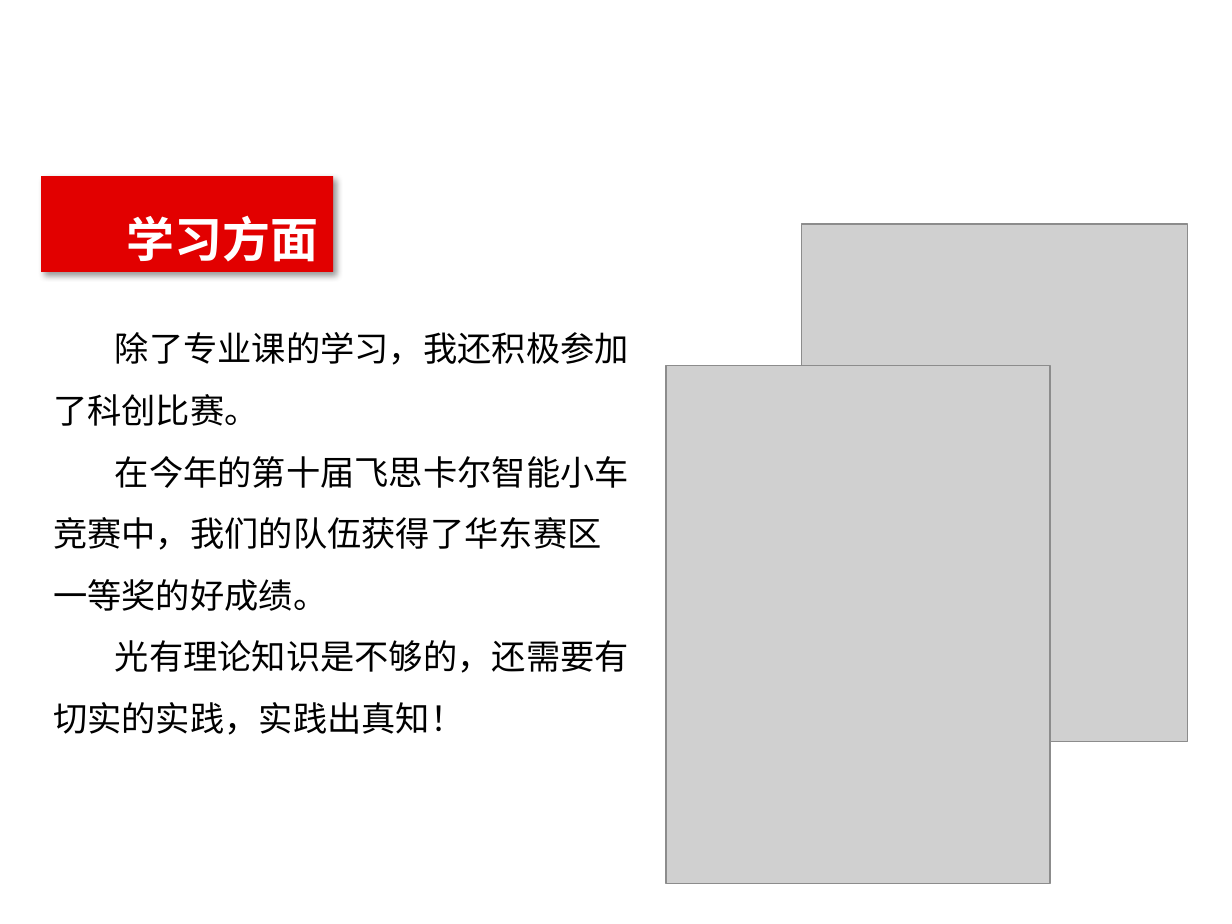
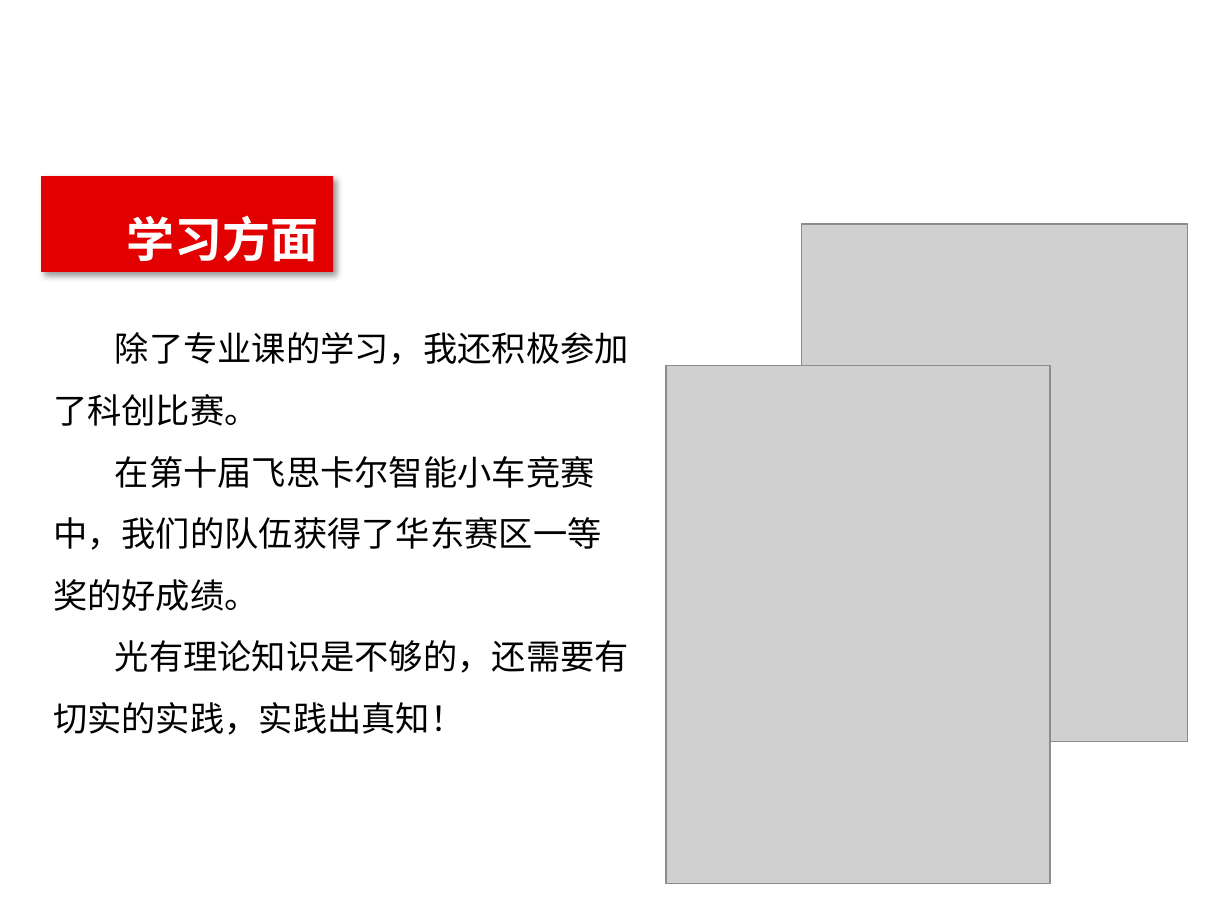
Before and after one commit to 342875289/----, a slide deck: slide 8 of 转正答辩/预备党员答辩.pptx. Drawn at 1232x924 pixels with LibreOffice and Linux fonts; fonts in the diff are those of the drawing; grey boxes stand for pictures; background and template pictures are left out. Boxes give left, top, right and bottom in pixels: in the first picture for what was removed or moved away, otherwise in the second. Text is boxed around its words. In the diff, an @@ line names an element or a change of style, - is before the commit and + after.

```diff
--- a/转正答辩/预备党员答辩.pptx
+++ b/转正答辩/预备党员答辩.pptx
@@ text at [53, 456, 601, 611]: text changed @@
-在今年的第十届飞思卡尔智能小车竞赛中，我们的队伍获得了华东赛区一等奖的好成绩。
+在第十届飞思卡尔智能小车竞赛中，我们的队伍获得了华东赛区一等奖的好成绩。
```
Also in this commit, not shown: 6 other slides changed, 1 slide removed, 1 other file.
